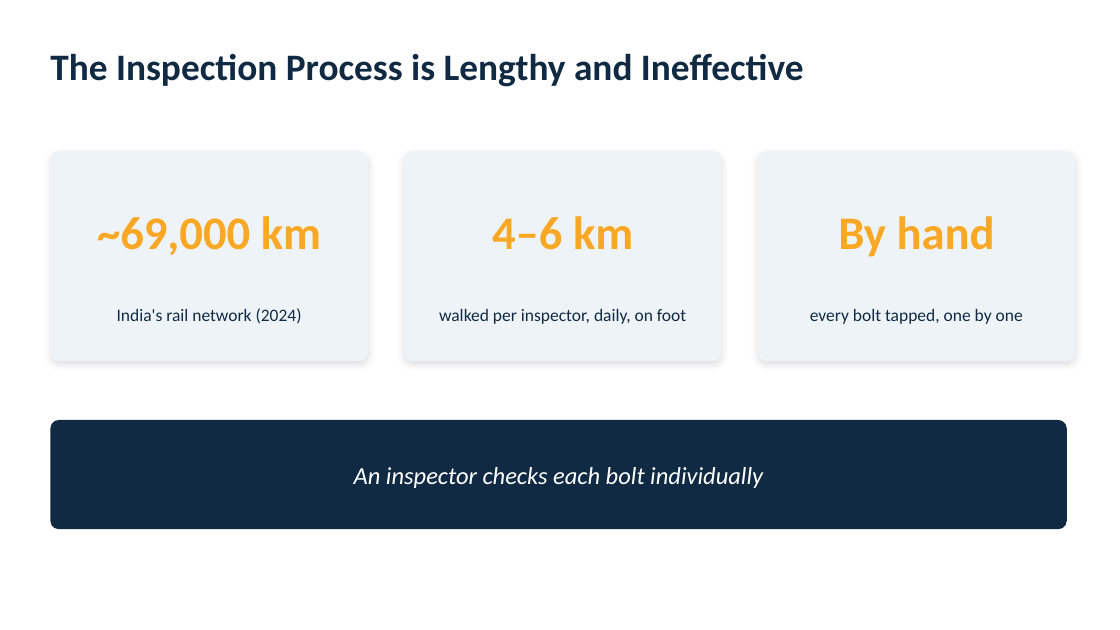
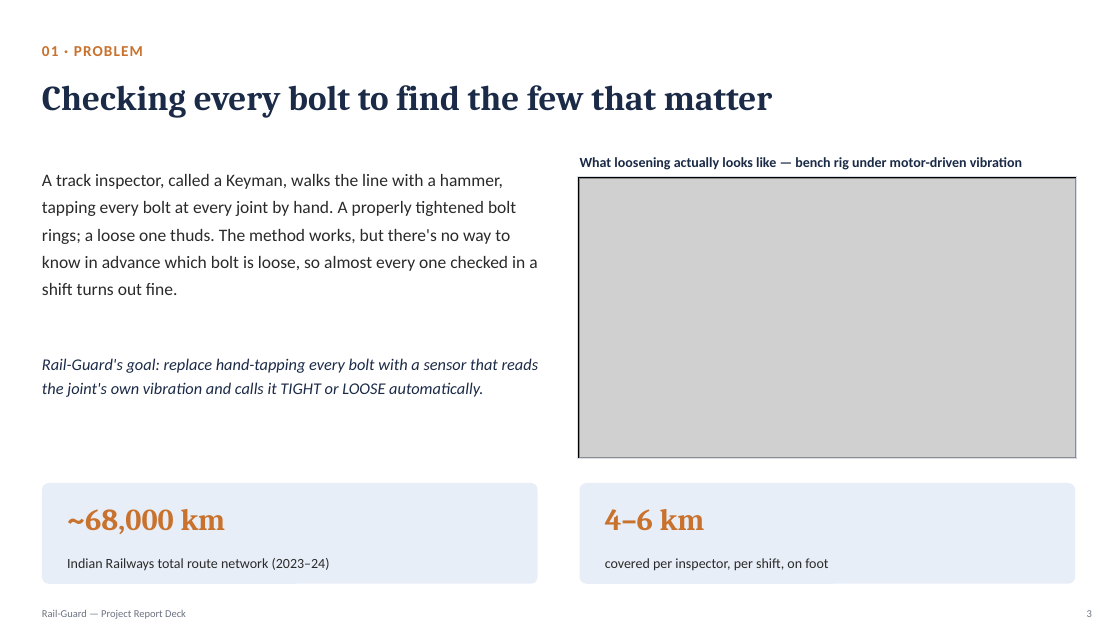
Before and after one commit to MohitSheth10/Rail-Guard, a slide deck: slide 3 of presentations/Rail-Guard_Pitch_Deck - Final.pptx. Drawn at 1120x630 pixels with LibreOffice and Linux fonts; fonts in the diff are those of the drawing; grey boxes stand for pictures. Boxes give left, top, right and bottom in pixels: in the first picture for what was removed or moved away, otherwise in the second. Text is boxed around its words. In the diff, an @@ line names an element or a change of style, - is before the commit and + after.

Commit message:
Update pitch deck: actual bench-build results, embedded demo video, completed-project status

```diff
--- a/presentations/Rail-Guard_Pitch_Deck - Final.pptx
+++ b/presentations/Rail-Guard_Pitch_Deck - Final.pptx
@@ text at [42,46,143,56]: text changed; size 32 to 13 pt; text colour #102A43 to #C8722E @@
-The Inspection Process is Lengthy and Ineffective
+01 · PROBLEM
@@ text added at [42,85,772,118], 30 pt, text #1B2A47, bold @@
+Checking every bolt to find the few that matter
@@ text at [42,174,537,295]: text changed; size 40 to 15 pt; text colour #F9A825 to #2A2A2A; bold off @@
-~69,000 km
+A track inspector, called a Keyman, walks the line with a hammer, tapping every bolt at every joint by hand. A properly tightened bolt rings; a loose one thuds. The method works, but there's no way to know in advance which bolt is loose, so almost every one checked in a shift turns out fine.
@@ rounded rectangle removed at [50,151,368,361] @@
@@ rounded rectangle removed at [404,151,722,361] @@
@@ rectangle added at [578,176,1077,459], fill #000000, outline #D8DEE8 1 pt @@
@@ text added at [580,157,1022,170], 12 pt, text #1B2A47, bold @@
+What loosening actually looks like — bench rig under motor-driven vibration
@@ picture added at [580,178,1075,457] @@
@@ text removed at [838,216,995,257] @@
-By hand
@@ text removed at [810,309,1023,324] @@
-every bolt tapped, one by one
@@ text at [42,358,539,397]: text changed; size 15 to 14 pt; text colour #102A43 to #1B2A47; italic on @@
-India's rail network (2024)
+Rail-Guard's goal: replace hand-tapping every bolt with a sensor that reads the joint's own vibration and calls it TIGHT or LOOSE automatically.
@@ text removed at [354,467,763,488] @@
-An inspector checks each bolt individually
@@ rounded rectangle: place and size @@
-rounded rectangle at [758,151,1075,361]
+rounded rectangle at [42,483,538,584]
@@ rounded rectangle at [42,483,538,584]: fill #EEF3F8 to #E8EEF7; shadow off; proportions changed @@
@@ text added at [67,509,226,534], 26 pt, text #C8722E, bold @@
+~68,000 km
@@ rounded rectangle: place and size @@
-rounded rectangle at [50,420,1067,529]
+rounded rectangle at [580,483,1075,584]
@@ rounded rectangle at [580,483,1075,584]: fill #102A43 to #E8EEF7; proportions changed @@
@@ text "4–6 km": place and size @@
-text "4–6 km" at [492,216,633,250]
+text "4–6 km" at [605,509,705,530]
@@ text "4–6 km" at [605,509,705,530]: size 40 to 26 pt, font Calibri to Cambria, text colour #F9A825 to #C8722E; alignment centre to left @@
@@ text added at [67,558,330,571], 12 pt, text #2A2A2A @@
+Indian Railways total route network (2023–24)
@@ text at [605,558,828,571]: text changed; size 15 to 12 pt; text colour #102A43 to #2A2A2A @@
-walked per inspector, daily, on foot
+covered per inspector, per shift, on foot
@@ text added at [42,610,186,619], 9 pt, text #6B7280 @@
+Rail-Guard — Project Report Deck
@@ text added at [1087,610,1092,617], 9 pt, text #6B7280 @@
+3
```
Also in this commit, not shown: 2 other slides changed, 6 slides added, 6 slides removed.
